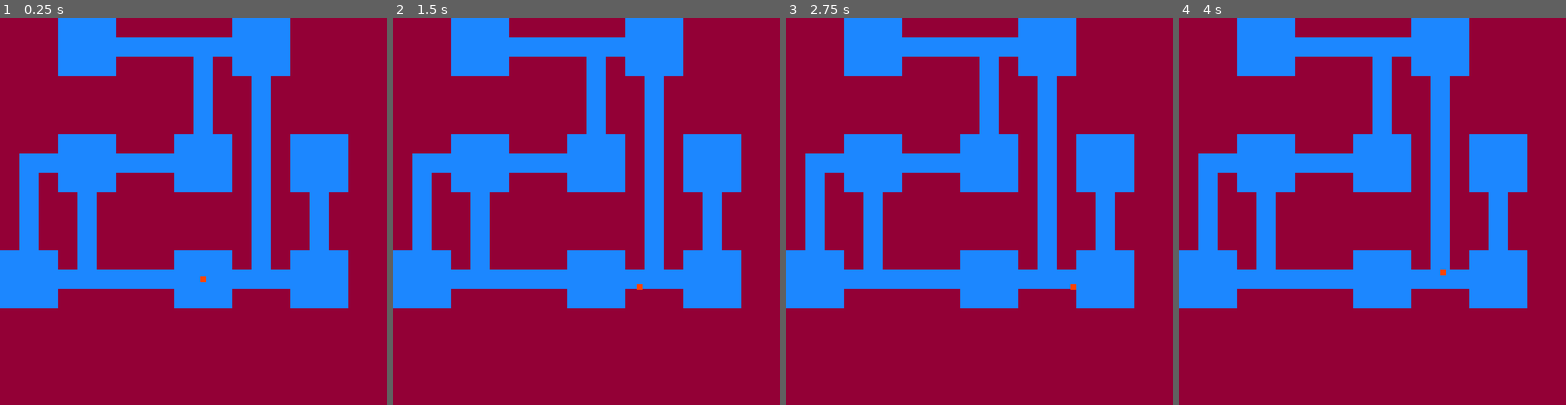
Above: before the commit, frames 1-4 (left to right).
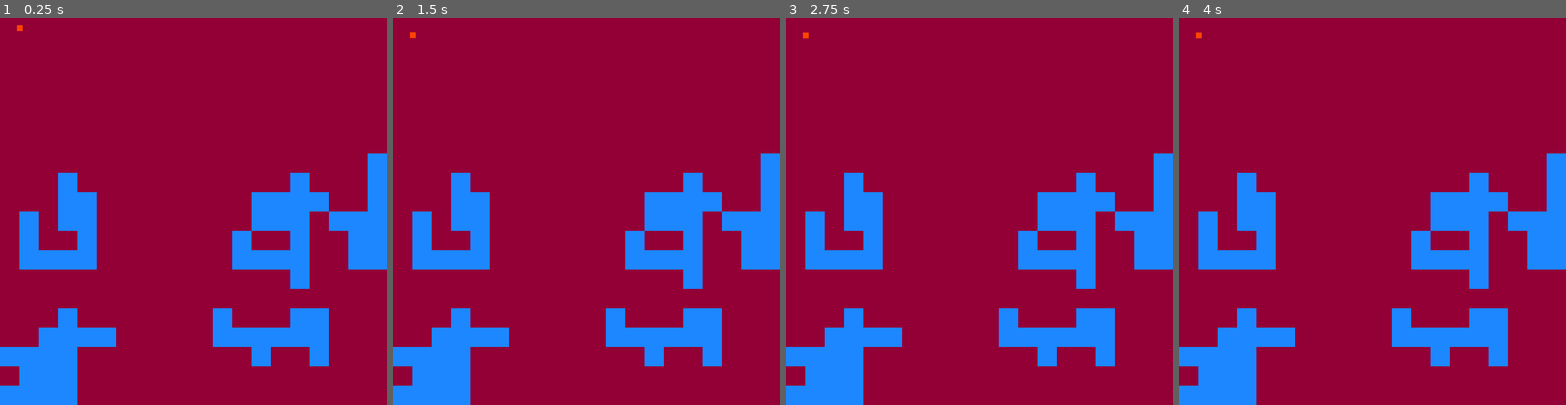
Above: after the commit, the same moments.

Repository: KirigayaRyuunosuke/Godot_Experiments
Game: Godot game, scene res://nodes/base/base.tscn
Two runs of this game, one before a commit and one after it. Both use one fixed random seed, a clock stepped at 60 frames per second and the inputs below.
Inputs:
- Up to frame 1 (0.25 s): no input
- Up to frame 2 (1.5 s): hold Right (move_right) 0.53-1.28 s; tap Enter at 1.25 s; hold Down (move_down) from 1.28 s (still down)
- Up to frame 3 (2.75 s): tap Space at 2 s; release Down (move_down) at 2.03 s; hold Right (move_right) from 2.03 s (still down)
- Up to frame 4 (4 s): tap Enter at 2.75 s; release Right (move_right) at 2.78 s; hold Up (move_up) 2.78-3.53 s; tap Space at 3.5 s; hold Left (move_left) from 3.53 s (still down)

The runs differ from the first frame. In frame 1, 37% of the frame differs, in the area x 0-100%, y 0-100%; in frame 2, 37%; in frame 3, 37%; in frame 4, 37%.

Commit message:
Random zones are generated, sorted and partialy removed

Diff:
--- a/procedural_cave/nodes/base/base.gd
+++ b/procedural_cave/nodes/base/base.gd
@@ -21,77 +21,116 @@
 	down.global_position.y = rows * 100
 	right.global_position.x = cols * 100
 
-	_drawMap(_mapGenerator(rows,cols,halls))
-	player.global_position = (playerStartingPosition*100) + Vector2(35,35)
+	_drawMap(_mapGenerator(rows,cols))
 
-func _mapGenerator(rows,cols,halls):
+func _mapGenerator(rows,cols):
 	var result = []
-	var points = []
-	points = _randomPointsGenerator(rows,cols,halls)
-	result = _drawHalls(points,rows,cols)
-	result = _drawRoads(points,result)
+	result = _randomPointsGenerator(rows,cols)
+	result = _clear(result)
+
+	for a in range(result.size()):
+		print(result[a])
+
 	return result
 
-func _drawHalls(points,rows,cols):
+func _randomPointsGenerator(rangeX,rangeY):
 	var result = []
-	for a in range(rows):
+	for a in range(rangeX):
 		result.append([])
-		for i in range(cols):
-			result[a].append(0)
-	for i in range(points.size()):
-		for x in range(3):
-			for y in range(3):
-				result[points[i][0]+y][points[i][1]+x] = 1
+		for i in range(rangeY):
+			result[a].append(randi() % 2)
 	return result
 
-func _randomPointsGenerator(rangeX,rangeY,howMany):
-	var points = []
-	var x = (rangeX-(rangeX%3))/3
-	var y = (rangeY-(rangeY%3))/3
-	var newX = (randi()%x)*3
-	var newY = (randi()%y)*3
-	points.append([newX,newY])
-	var i = 0
-	var tries = 0
-	while i < howMany-1 && tries < 100:
-		tries += 1
-		newX = (randi()%x)*3
-		newY = (randi()%y)*3
-		if _checkAvailability(points,[newX,newY]):
-			points.append([newX,newY])
-			i += 1
-	return points
+func _clear(array):
+	var result = array
 
-func _checkAvailability(points,newPoint):
-	var distanceX
-	var distanceY
-	var minimalDistanceBetween = 4
-	var maximumDistanceBetween = 100
-	for i in range(points.size()):
-		distanceX = points[i][0] - newPoint[0]
-		distanceY = points[i][1] - newPoint[1]
-		if distanceX < 0: distanceX *= -1
-		if distanceY < 0: distanceY *= -1
-		if distanceX < minimalDistanceBetween && distanceY < minimalDistanceBetween:
-			return 0
-	distanceX = points[points.size()-1][0] - newPoint[0]
-	distanceY = points[points.size()-1][1] - newPoint[1]
-	if distanceX < 0: distanceX *= -1
-	if distanceY < 0: distanceY *= -1
-	if distanceX < maximumDistanceBetween && distanceY < maximumDistanceBetween:
-		return 1
-	return 0
+	result = _mapZones(result)
+	result = _connectZones(result)
+	result = _remapZones(result)
 
-func _drawRoads(points,map):
-	var result = map
-	var centerPoints = []
-	for x in range(points.size()):
-		centerPoints.append([])
-		for y in range(points[x].size()):
-			centerPoints[x].append(points[x][y]+1)
-	for i in range(centerPoints.size()-1):
-		result = _drawLine(centerPoints[i],centerPoints[i+1],result)
-	playerStartingPosition = Vector2(centerPoints[0][1],centerPoints[0][0])
+	var zonesCounter = []
+	for i in range(_findBiggestZone(result)+1):
+		zonesCounter.append(0)
+	for a in range(result.size()):
+		for i in range(result[a].size()):
+			if result[a][i] > 0:
+				zonesCounter[result[a][i]] += 1
+	for i in range(zonesCounter.size()):
+		if zonesCounter[i] < 10 || zonesCounter[i] > 30:
+			result = _removeZone(result,i)
+	result = _remapZones(result)
+	return result
+
+func _removeZone(array,zone):
+	return _changeValuesInArray(array,zone,0)
+
+func _findBiggestZone(array):
+	var result = 0
+	for a in range(array.size()):
+		for i in range(array[a].size()):
+			if array[a][i] > result:
+				result = array[a][i]
+	return result
+
+func _mapZones(array):
+	var groups = 1
+	var result = array
+	for a in range(result.size()):
+		for i in range(result[a].size()):
+			if array[a][i] == 1 :
+				if a - 1 >= 0 && result[a-1][i] > 1:				# up
+					result[a][i] = result[a-1][i]
+				elif a + 1 < result.size() && result[a+1][i] > 1:		# down
+					result[a][i] = result[a+1][i]
+				elif  i - 1 >= 0 && result[a][i-1] > 1:				# left
+					result[a][i] = result[a][i-1]
+				elif i + 1 < result[a].size() && result[a][i+1] > 1:	# right
+					result[a][i] = result[a][i+1]
+				else:
+					groups += 1
+					result[a][i] = groups
+	return result
+
+func _connectZones(array):
+	var result = array
+	for a in range(result.size()):
+		for i in range(result[a].size()):
+			if result[a][i] > 0:
+				if a - 1 >= 0 && result[a-1][i] > 1:				# up
+					result = _changeValuesInArray(result,result[a-1][i],result[a][i])
+				if a + 1 < result.size() && result[a+1][i] > 1:		# down
+					result = _changeValuesInArray(result,result[a+1][i],result[a][i])
+				if  i - 1 >= 0 && result[a][i-1] > 1:				# left
+					result = _changeValuesInArray(result,result[a][i-1],result[a][i])
+				if i + 1 < result[a].size() && result[a][i+1] > 1:	# right
+					result = _changeValuesInArray(result,result[a][i+1],result[a][i])
+	return result
+
+func _remapZones(array):
+	var result = array
+	var newValue = []
+	var isIn : bool = 0
+	for a in range(result.size()):
+		for i in range(result[a].size()):
+			isIn = 0
+			if result[a][i] > 0:
+				if newValue.size() == 0:
+					newValue.append(result[a][i])
+				for c in range(newValue.size()):
+					if newValue[c] == result[a][i]:
+						isIn = 1
+				if !isIn:
+					newValue.append(result[a][i])
+	for i in range(newValue.size()):
+		result = _changeValuesInArray(result,newValue[i],i+1)
+	return result
+
+func _changeValuesInArray(array,from,to):
+	var result = array
+	for a in range(result.size()):
+		for i in range(result[a].size()):
+			if result[a][i] == from:
+				result[a][i] = to
 	return result
 
 func _drawLine(pointA,pointB,array):
@@ -120,7 +159,7 @@
 	for a in range(array.size()):
 		for i in range(array[a].size()):
 			drawingPosition = Vector2(i*100,a*100)
-			if array[a][i] == 1:
+			if array[a][i] > 0:
 				var segment = segmentFloor.instantiate()
 				segment.global_position = drawingPosition
 				mapNode.add_child(segment)
--- a/procedural_cave/nodes/base/baseOld.gd
+++ /dev/null
@@ -1,138 +0,0 @@
-extends Node2D
-
-@onready var down: CollisionShape2D = $borders/down
-@onready var right: CollisionShape2D = $borders/right
-
-var segmentBackground = preload("res://nodes/level_segment_0.tscn")
-
-var segmentPreload
-var drawingPosition = Vector2(0,0)
-
-@onready var map: Node2D = $map
-
-func _ready() -> void:
-
-	var colls = 10
-	var rows = 10
-	var result = []
-
-	down.global_position.y = rows * 100
-	right.global_position.x = colls * 100
-
-	for a in range(rows):
-		result.append([])
-		for i in range(colls):
-			result[a].append(randi() % 2)
-
-	_clearSingles(result,colls,rows)
-	_connectRest(result,colls,rows)
-	_drawMap(result,colls,rows)
-
-func _clearSingles(array,colls,rows):
-	for a in range(rows):
-		for i in range(colls):
-			var checked : int = 0
-			var nulls : int = 0
-			if array[a][i] == 1 :
-				if a - 1 >= 0 && array[a-1][i] == 0:
-					nulls += 1
-					checked += 1
-				elif a - 1 >= 0 && array[a-1][i] == 1:
-					checked += 1
-				if a + 1 < rows && array[a+1][i] == 0:
-					nulls += 1
-					checked += 1
-				elif a + 1 < rows && array[a+1][i] == 1:
-					checked += 1
-				if i - 1 >= 0 && array[a][i-1] == 0:
-					nulls += 1
-					checked += 1
-				elif i - 1 >= 0 && array[a][i-1] == 1:
-					checked += 1
-				if i + 1 < colls && array[a][i+1] == 0:
-					nulls += 1
-					checked += 1
-				elif i + 1 < colls && array[a][i+1] == 1:
-					checked += 1
-				if nulls == checked:
-					array[a][i] = 0
-
-func _mapZones(array,colls,rows):
-	var groups = 1
-	var result = []
-	for a in range(rows):
-		result.append([])
-		for i in range(colls):
-			if array[a][i] == 1:
-				if i - 1 >= 0 && (result[a][i-1]) >= 2:
-					result[a].append(result[a][i-1])
-				if a - 1 >= 0 && (result[a-1][i]) >= 2:
-					result[a].append(result[a-1][i])
-				else:
-					groups += 1
-					result[a].append(groups)
-			else:
-				result[a].append(0)
-		print(str(result[a]))
-	return result
-
-func _connectZones(array,colls,rows):
-	var currentGroup
-	var connected = []
-	for a in range(rows):
-		connected.append([])
-		for i in range(colls):
-			connected[a].append(array[a][i])
-	var pairs = setPairs(array,colls,rows)
-	#print(str(pairs))
-	for i in range(pairs.size()):
-		#print(str(connected[i]))
-		connected = changeValuesInArray(connected, colls, rows, pairs[i][0], pairs[i][1])
-
-func setPairs(array,colls,rows):
-	var pairs = []
-	for a in range(rows):
-		for i in range(colls):
-			if array[a][i] != 0:
-				if a - 1 >= 0 && array[a-1][i] != array[a][i] && array[a-1][i] > 0:
-					pairs.append([array[a-1][i],array[a][i]])
-					break
-				elif a + 1 < rows && array[a+1][i] != array[a][i] && array[a+1][i] > 0:
-					pairs.append([array[a+1][i],array[a][i]])
-					break
-				elif i - 1 >= 0 && array[a][i-1] != array[a][i] && array[a][i-1] > 0:
-					pairs.append([array[a][i-1],array[a][i]])
-					break
-				elif i + 1 < colls && array[a][i+1] != array[a][i] && array[a][i+1] > 0:
-					pairs.append([array[a][i+1],array[a][i]])
-					break
-	for i in range(pairs.size()):
-		if pairs[i][0] < pairs[i][1]:
-			var bufor = pairs[i][0]
-			pairs[i][0] = pairs[i][1]
-			pairs[i][1] = bufor
-	return pairs
-
-func changeValuesInArray(array, colls, rows, fromValue, toValue):
-	var changed = []
-	for a in range(rows):
-		changed.append([])
-		for i in range(colls):
-			if array[a][i] == fromValue:
-				changed[a].append(toValue)
-			else:
-				changed[a].append(array[a][i])
-	return changed
-
-func _connectRest(array,colls,rows):
-	var result = _mapZones(array,colls,rows)
-	_connectZones(result,colls,rows)
-
-func _drawMap(array,colls,rows):
-	for a in range(rows):
-		for i in range(colls):
-			drawingPosition = Vector2(i*100,a*100)
-			if array[a][i] == 1:
-				var segment = segmentBackground.instantiate()
-				segment.global_position = drawingPosition
-				map.add_child(segment)
Not shown, removed: procedural_cave/nodes/base/baseOld.gd.uid
